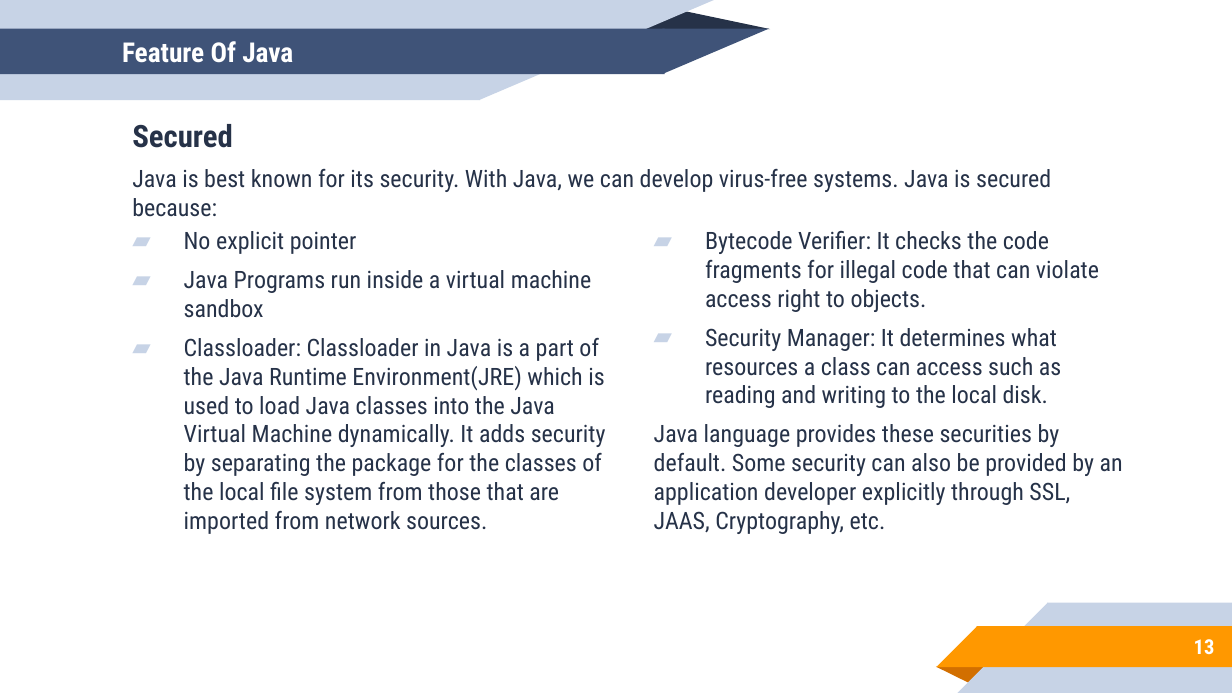
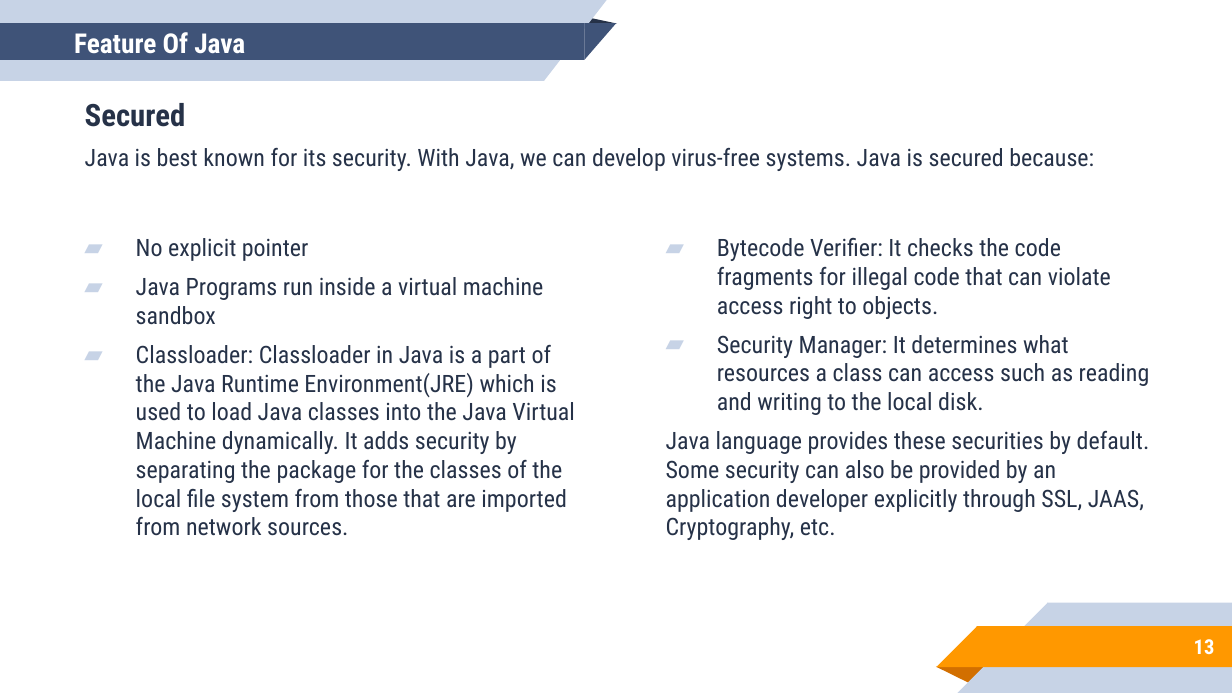
Before and after one commit to aronipurwanto/materi-xa, a slide deck: slide 13 of java/java-logic/Slide-Java-Logic-01.pptx. Drawn at 1232x693 pixels with LibreOffice and Linux fonts; fonts in the diff are those of the drawing. Boxes give left, top, right and bottom in pixels: in the first picture for what was removed or moved away, otherwise in the second. Text is boxed around its words. In the diff, an @@ line names an element or a change of style, - is before the commit and + after.

```diff
--- a/java/java-logic/Slide-Java-Logic-01.pptx
+++ b/java/java-logic/Slide-Java-Logic-01.pptx
@@ rectangle: place and size @@
-rectangle at [0,0,480,100]
+rectangle at [0,0,543,81]
@@ rectangle: place and size @@
-rectangle at [0,28,664,74]
+rectangle at [0,23,585,60]
@@ title "Feature Of Java": place and size @@
-title "Feature Of Java" at [122,41,293,63]
+title "Feature Of Java" at [74,32,245,54]
@@ triangle: place and size @@
-triangle at [632,10,770,30]
+triangle at [506,7,617,23]
@@ right triangle: place and size @@
-right triangle at [479,0,715,100]
+right triangle at [545,0,607,81]
@@ right triangle: place and size @@
-right triangle at [663,28,770,74]
+right triangle at [584,23,616,60]
@@ text "Secured" rewrapped from [132,124,1051,217] to [85,103,1094,171] @@
@@ text "No explicit pointer" rewrapped from [184,231,606,534] to [136,238,575,536] @@
@@ text "Bytecode Verifier: It checks the ..." rewrapped from [654,231,1123,534] to [666,238,1150,540] @@
```
Also in this commit, not shown: 49 other slides changed, 16 other files.
